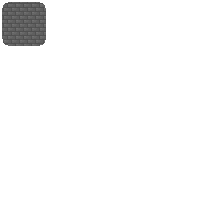
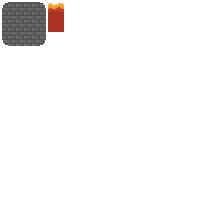
The second 200 × 200 image is a revision of the first. Changes to its layers:
added layer "LavaTiles.png" above "RockBricks.png #1" over [48, 3, 64, 32]
